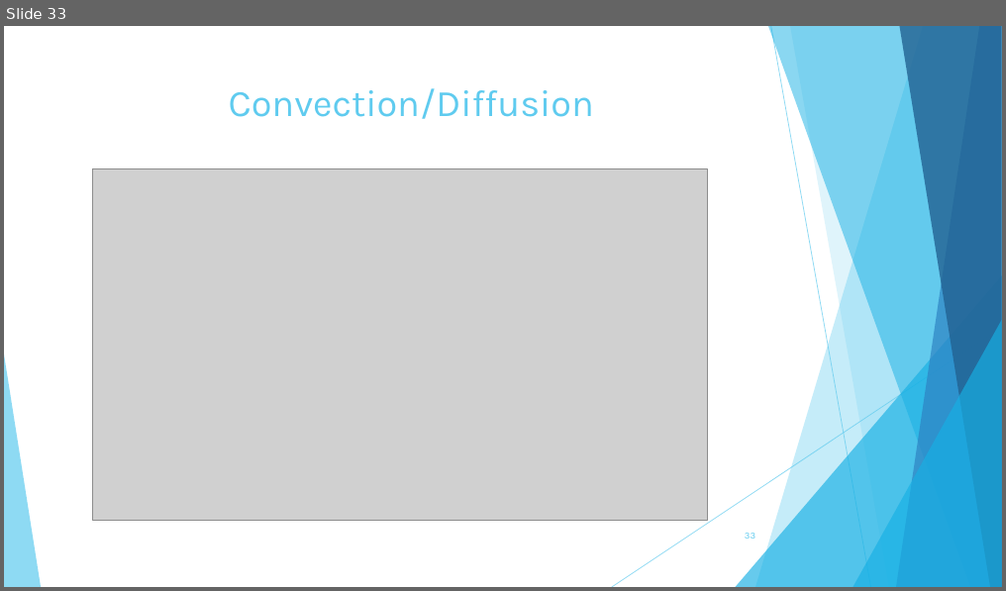
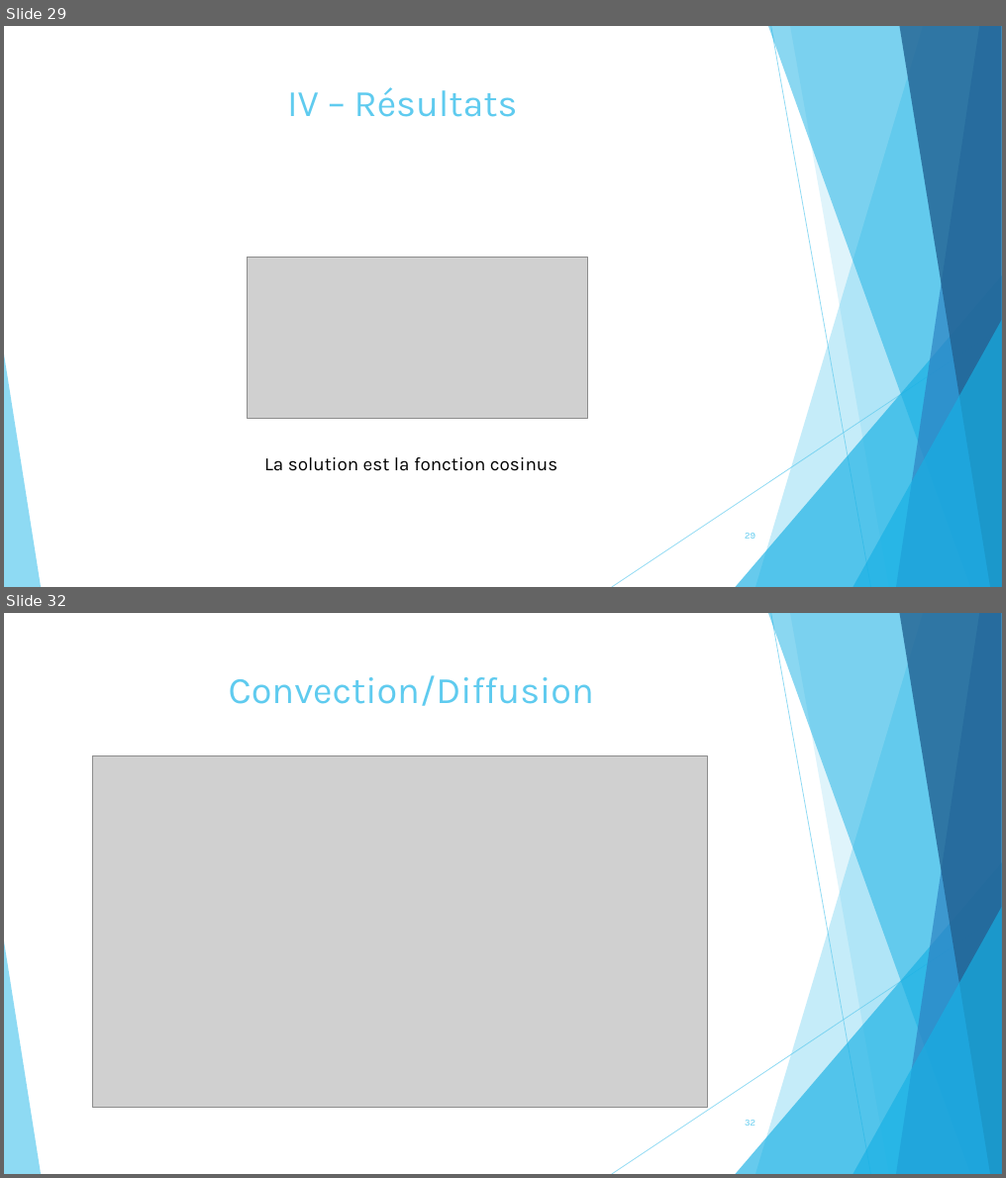
Before and after one commit to pierreXVI/PIE, a slide deck: oral_presentation/Oral_presentation_12_02_2019.pptx. Shown one above the other, each under a label of ours: slide 33 before the commit, slides 29 and 32 after it; the slides between them are not shown. The pictures are 1006x591 and 1006x1178 pixels, drawn with LibreOffice and Linux fonts; fonts in the diff are those of the drawing; grey boxes stand for pictures; background and template pictures are left out. Boxes give left, top, right and bottom in pixels: in the first picture for what was removed or moved away, otherwise in the second. Text is boxed around its words. In the diff, an @@ line names an element or a change of style, - is before the commit and + after.

```diff
--- a/oral_presentation/Oral_presentation_12_02_2019.pptx
+++ b/oral_presentation/Oral_presentation_12_02_2019.pptx
@@ slide 29 added at [4, 26, 1002, 587], background picture (left out); not listed: 10 template elements that a slide beside it also shows @@
@@ title added at [287, 87, 518, 117], 36 pt, text #5FCBEF @@
+IV – Résultats
@@ picture added at [248, 258, 588, 418] @@
@@ text added at [264, 458, 557, 472], 18 pt, text #000000 @@
+La solution est la fonction cosinus
@@ page number added at [745, 533, 755, 539], 9 pt, text #5FCBEF @@
+29
@@ what was slide 33 is now slide 32 @@
```
Also in this commit, not shown: 2 slides changed, 1 other slide added, 3 slides removed, 4 other files.
